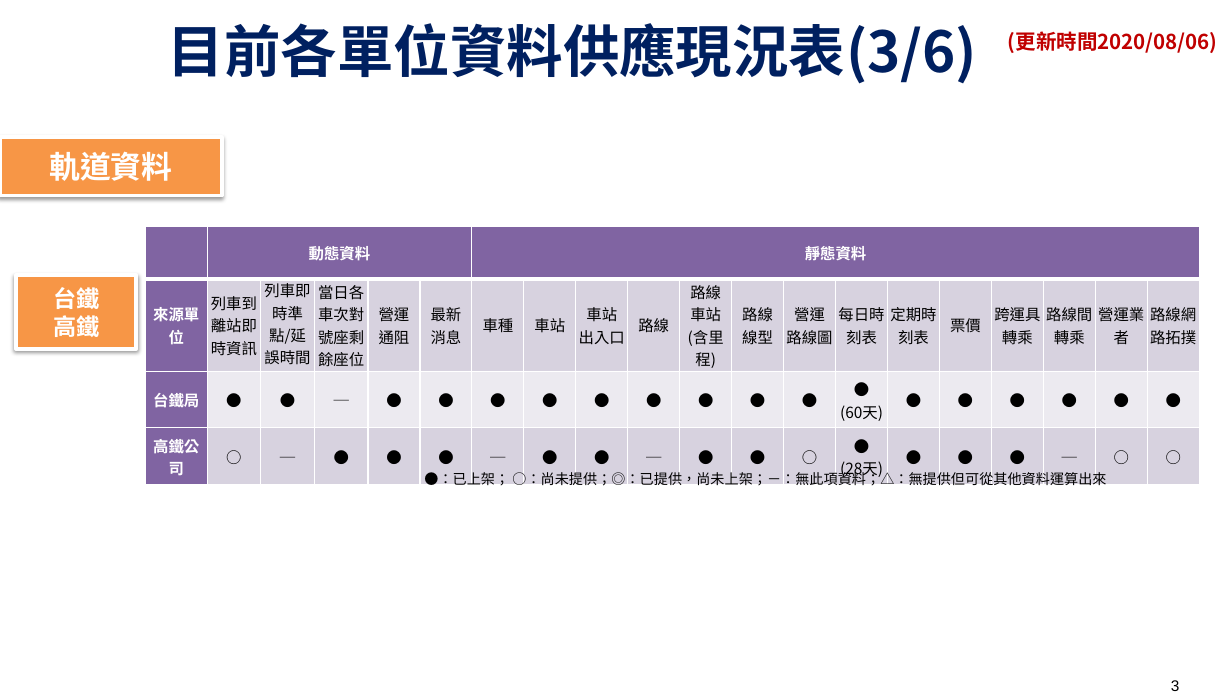
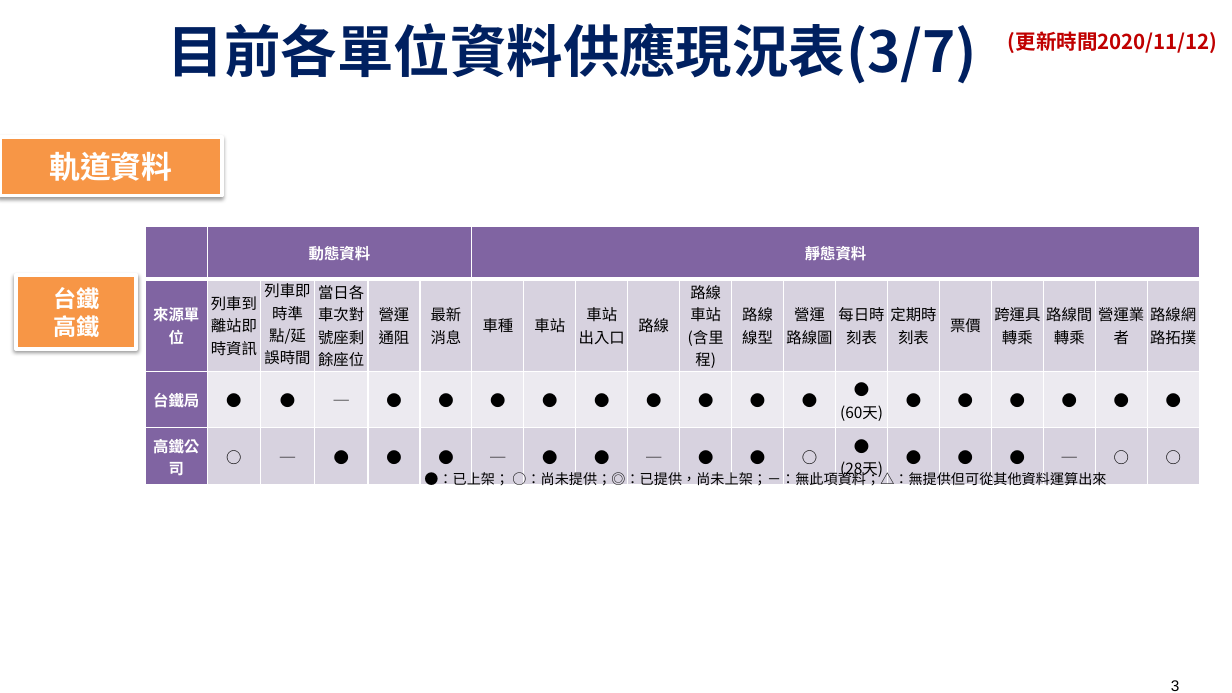
Before and after one commit to ptxmotc/data-provide-status, a slide deck: slide 3 of 各單位資料供應現況表.pptx. Drawn at 1232x693 pixels with LibreOffice and Linux fonts; fonts in the diff are those of the drawing; background and template pictures are left out. Boxes give left, top, right and bottom in pixels: in the first picture for what was removed or moved away, otherwise in the second. Text is boxed around its words. In the diff, an @@ line names an element or a change of style, - is before the commit and + after.

```diff
--- a/各單位資料供應現況表.pptx
+++ b/各單位資料供應現況表.pptx
@@ text at [168,23,977,84]: text changed @@
-目前各單位資料供應現況表(3/6)
+目前各單位資料供應現況表(3/7)
@@ text at [1008,31,1218,53]: text changed @@
-(更新時間2020/08/06)
+(更新時間2020/11/12)
```
Also in this commit, not shown: 6 other slides changed, 1 other file.
